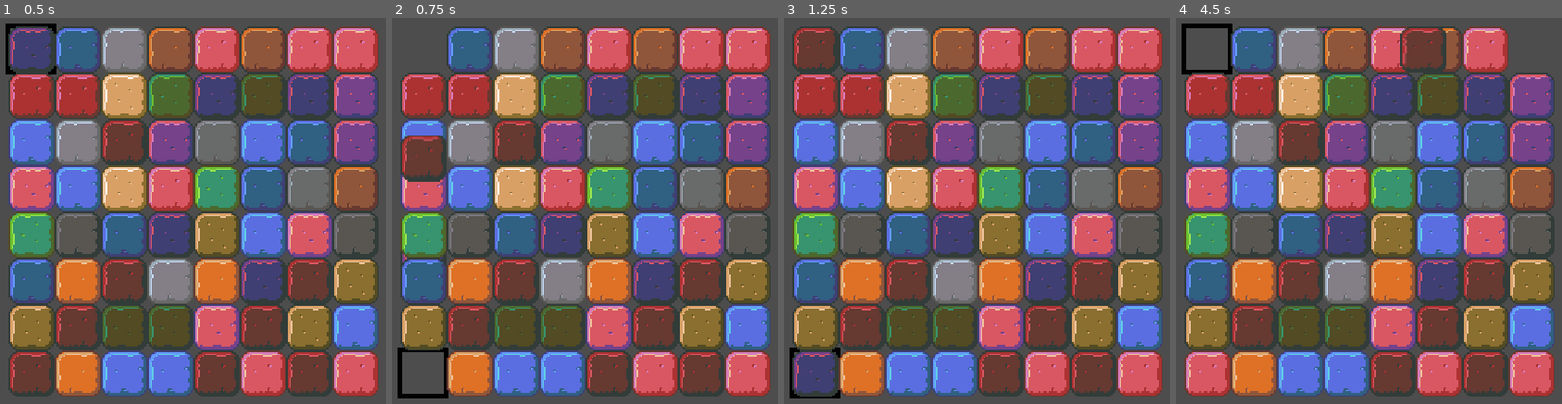
Above: before the commit, frames 1-4 (left to right).
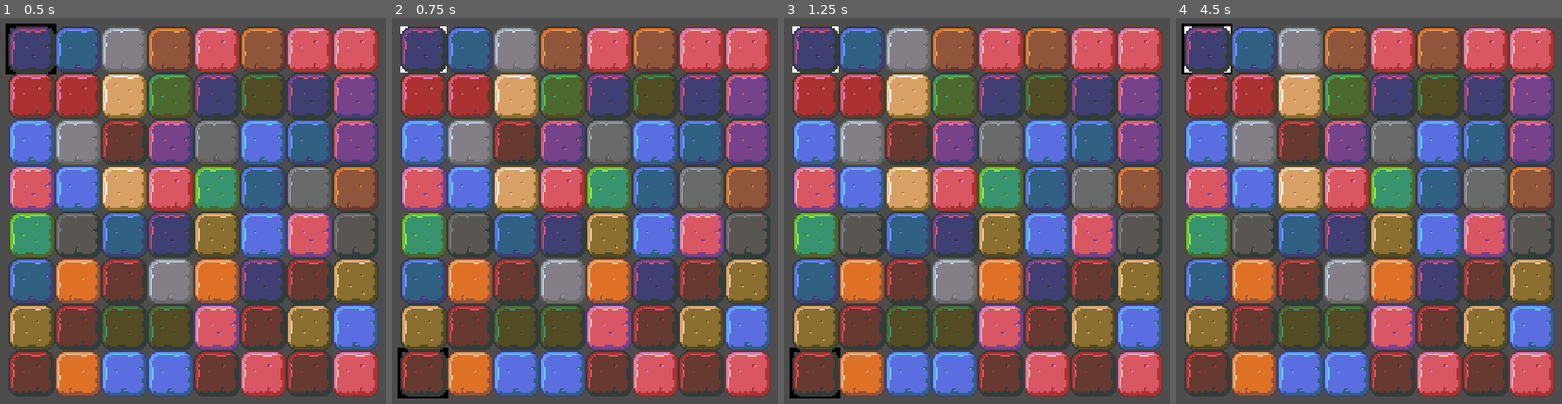
Above: after the commit, the same moments.

Repository: Mirror83/match-3
Game: Godot game, scene res://scenes/Board.tscn
Two runs of this game, one before a commit and one after it. Both use one fixed random seed, a clock stepped at 60 frames per second and the inputs below. The project has no main scene, so this scene is started directly.
Inputs:
- Up to frame 1 (0.5 s): no input
- Up to frame 2 (0.75 s): tap Enter (accept) at 0.5, 0.6 s; hold Up (up) from 0.53 s (still down)
- Up to frame 3 (1.25 s): keep holding Up (up)
- Up to frame 4 (4.5 s): tap Enter (accept) at 1.25, 1.35, 2, 2.1, 2.75, 2.85, 3.5, 3.6, 4.25, 4.35 s; release Up (up) at 2.03 s; hold Left (left) 2.03-3.53 s; hold Down (down) 3.53-4.28 s; hold Right (right) from 4.28 s (still down)

Frame 1 is identical in both runs. In frame 2, 4.2% of the frame differs, in the area x 2-15%, y 2-99%; in frame 3, 2.1%; in frame 4, 5.5%, in the area x 2-99%, y 2-99%.

Commit message:
Fixed focusing handling on pressing left and right to produce only positive indices

Diff:
--- a/scenes/Board.gd
+++ b/scenes/Board.gd
@@ -86,7 +86,7 @@
 	elif Input.is_action_just_pressed("left"):
 		var tile_left_ndx = Vector2i(
 			focused_tile_index.x,
-			(focused_tile_index.y - 1) % BOARD_SIZE)
+			(BOARD_SIZE + focused_tile_index.y - 1) % BOARD_SIZE)
 		_focus_on_tile(tile_left_ndx)
 
 	elif Input.is_action_just_pressed("down"):
@@ -97,7 +97,7 @@
 
 	elif Input.is_action_just_pressed("up"):
 		var tile_above_ndx = Vector2i(
-			(focused_tile_index.x - 1) % BOARD_SIZE,
+			(BOARD_SIZE + focused_tile_index.x - 1) % BOARD_SIZE,
 			focused_tile_index.y)
 		_focus_on_tile(tile_above_ndx)
 
